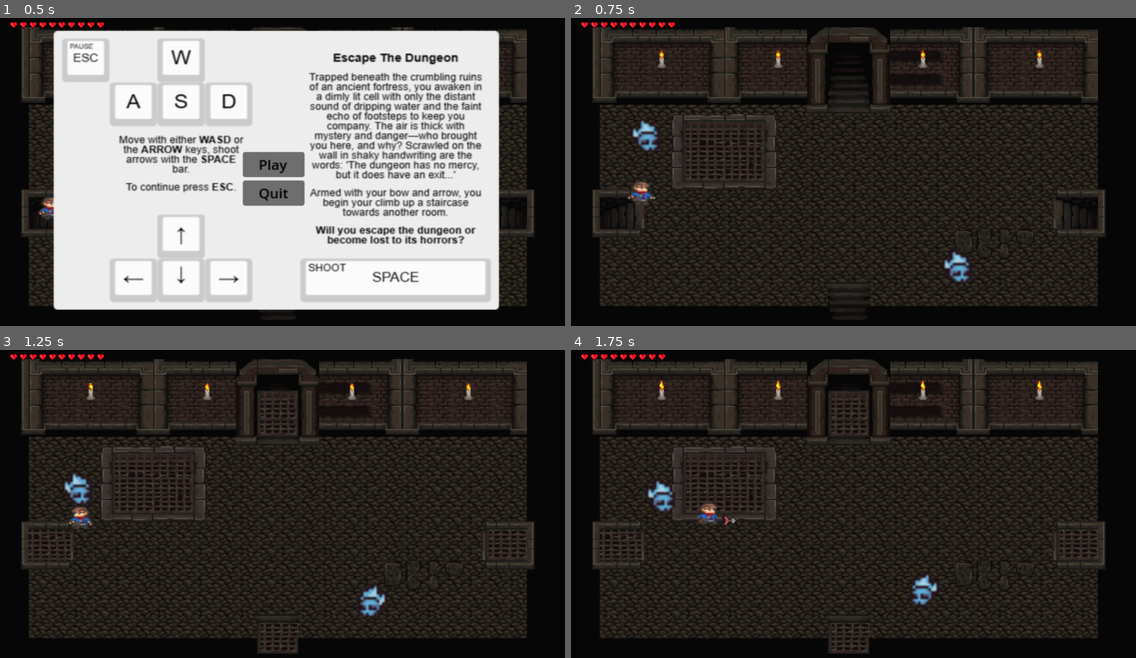
Above: before the commit, frames 1-4 (two rows, left to right).
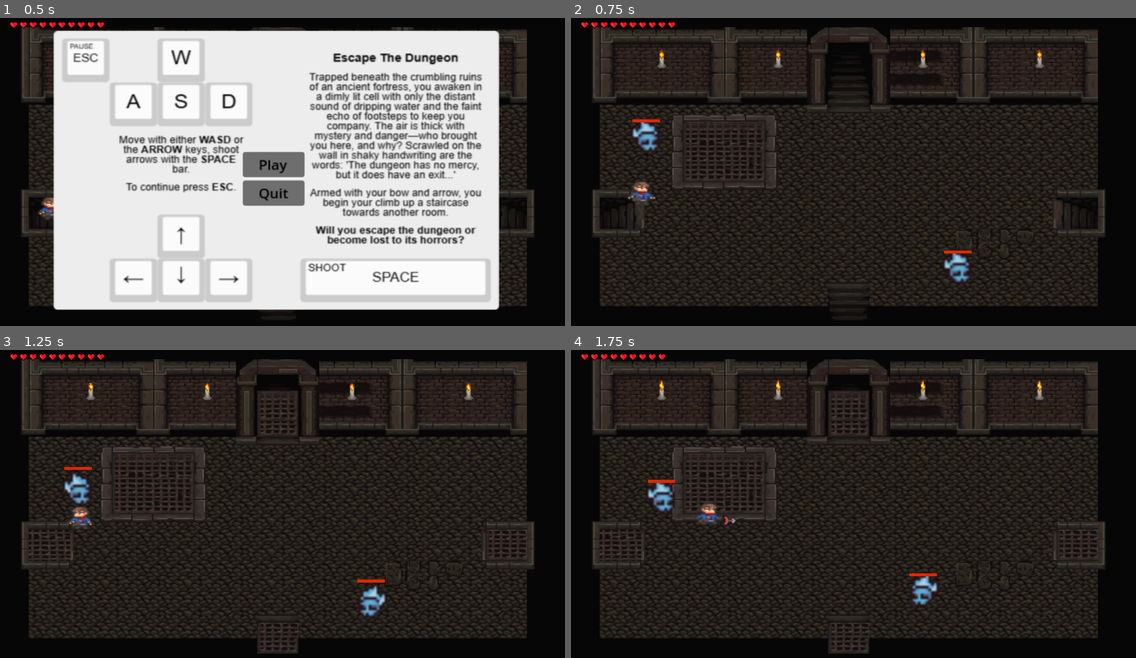
Above: after the commit, the same moments.

Repository: WilliamKluck/CSS385_Project
Game: Godot game, scene res://Scenes/room.tscn
Two runs of this game, one before a commit and one after it. Both use one fixed random seed, a clock stepped at 60 frames per second and the inputs below. Sound files missing from this copy of the repository are replaced by a short silence.
Inputs:
- Up to frame 1 (0.5 s): no input
- Up to frame 2 (0.75 s): click "Play" at 0.5 s
- Up to frame 3 (1.25 s): no input
- Up to frame 4 (1.75 s): hold D (move_right) from 1.28 s (still down); hold Space (shoot) from 1.28 s (still down); tap W (move_up) at 1.52 s

Frame 1 is identical in both runs. In frame 2, 0.1% of the frame differs, in the area x 10-71%, y 32-77%; in frame 3, 0.1%, in the area x 11-69%, y 37-76%; in frame 4, 0.1%.

Commit message:
enemy health bar

Diff:
--- a/Scenes/Enemy.tscn
+++ b/Scenes/Enemy.tscn
@@ -1,10 +1,11 @@
-[gd_scene load_steps=9 format=3 uid="uid://sntlsnqtd4wr"]
+[gd_scene load_steps=10 format=3 uid="uid://sntlsnqtd4wr"]
 
 [ext_resource type="Script" path="res://Scripts/enemy.gd" id="1_5be2h"]
 [ext_resource type="Texture2D" uid="uid://cb5t5ws8nejg8" path="res://Assets/2D Pixel Dungeon Asset Pack/Character_animation/monsters_idle/skull/v2/skull_v2_1.png" id="2_n1361"]
 [ext_resource type="Texture2D" uid="uid://d0x2ugfnixdy" path="res://Assets/2D Pixel Dungeon Asset Pack/Character_animation/monsters_idle/skull/v2/skull_v2_2.png" id="3_g73m2"]
 [ext_resource type="Texture2D" uid="uid://du8mbmojodyyp" path="res://Assets/2D Pixel Dungeon Asset Pack/Character_animation/monsters_idle/skull/v2/skull_v2_3.png" id="4_ipp73"]
 [ext_resource type="Texture2D" uid="uid://he0r5nbwk6wb" path="res://Assets/2D Pixel Dungeon Asset Pack/Character_animation/monsters_idle/skull/v2/skull_v2_4.png" id="5_or1n3"]
+[ext_resource type="PackedScene" uid="uid://tmxgkbhdyxf4" path="res://Scenes/health_bar.tscn" id="6_8dt84"]
 
 [sub_resource type="RectangleShape2D" id="RectangleShape2D_ihhwe"]
 size = Vector2(29, 37)
@@ -58,4 +59,8 @@
 [node name="RayCast2D" type="RayCast2D" parent="."]
 collision_mask = 20
 
+[node name="HealthBar" parent="." instance=ExtResource("6_8dt84")]
+position = Vector2(-16, -23)
+scale = Vector2(0.125, 0.125)
+
 [connection signal="body_entered" from="Projectile Detector" to="." method="_on_projectile_detector_body_entered"]
--- /dev/null
+++ b/Scenes/health_bar.tscn
@@ -0,0 +1,42 @@
+[gd_scene load_steps=6 format=3 uid="uid://tmxgkbhdyxf4"]
+
+[ext_resource type="Script" path="res://Scenes/progress_bar.gd" id="1_h2eqj"]
+
+[sub_resource type="StyleBoxFlat" id="StyleBoxFlat_yjt1v"]
+bg_color = Color(0.6, 0.6, 0.6, 0)
+
+[sub_resource type="StyleBoxFlat" id="StyleBoxFlat_1svgy"]
+bg_color = Color(0.88373, 0.154391, 0, 1)
+
+[sub_resource type="StyleBoxFlat" id="StyleBoxFlat_fo4kh"]
+bg_color = Color(0.429472, 0.402258, 0.390491, 1)
+
+[sub_resource type="StyleBoxFlat" id="StyleBoxFlat_5rf43"]
+bg_color = Color(0.858483, 0.713934, 0.326089, 1)
+
+[node name="HealthBar" type="Node2D"]
+
+[node name="ProgressBar" type="ProgressBar" parent="."]
+offset_right = 251.0
+offset_bottom = 27.0
+theme_override_styles/background = SubResource("StyleBoxFlat_yjt1v")
+theme_override_styles/fill = SubResource("StyleBoxFlat_1svgy")
+value = 100.0
+show_percentage = false
+script = ExtResource("1_h2eqj")
+
+[node name="ProgressBar2" type="ProgressBar" parent="ProgressBar"]
+show_behind_parent = true
+layout_mode = 0
+offset_right = 251.0
+offset_bottom = 27.0
+theme_override_styles/background = SubResource("StyleBoxFlat_fo4kh")
+theme_override_styles/fill = SubResource("StyleBoxFlat_5rf43")
+value = 60.0
+show_percentage = false
+
+[node name="Timer" type="Timer" parent="ProgressBar"]
+wait_time = 0.2
+one_shot = true
+
+[connection signal="timeout" from="ProgressBar/Timer" to="ProgressBar" method="_on_timer_timeout"]
--- /dev/null
+++ b/Scenes/progress_bar.gd
@@ -0,0 +1,49 @@
+extends ProgressBar
+
+var weight = 1
+var max_health = 100  # Default max health
+var current_health = 100  # Default current health
+
+# Called when the node enters the scene tree for the first time.
+func _ready() -> void:
+	set_process(false)
+
+# Set the maximum health for the enemy and adjust the bar accordingly
+func set_max_health(health):
+	max_health = health
+	current_health = health
+	self.max_value = max_health
+	$ProgressBar2.max_value = max_health
+	value = max_health
+	$ProgressBar2.value = max_health
+	print("Max health set to: ", max_health)
+
+# Set weight for smooth interpolation; safeguard against invalid values
+func set_weight(value_to_set):
+	if value_to_set > 0:
+		weight = 100 / value_to_set
+	else:
+		weight = 1  # Default weight to prevent division by zero
+
+# Update the progress bar values smoothly
+func set_bar_value(value_to_set):
+	value = value_to_set
+	$Timer.start()
+
+# Start processing on timer timeout
+func _on_timer_timeout() -> void:
+	set_process(true)
+
+# Interpolate ProgressBar2 towards the target value
+func _process(_delta):
+	$ProgressBar2.value = lerp($ProgressBar2.value, value, 0.1)
+	if abs($ProgressBar2.value - value) <= 0.5:
+		$ProgressBar2.value = value
+		set_process(false)
+
+# Decrease health and update the bars
+func decrease_health(value_to_set):
+	current_health -= value_to_set
+	current_health = clamp(current_health, 0, max_health)  # Ensure health doesn't go below 0
+	print("Decreasing health: ", value, " by ", weight * value_to_set)
+	set_bar_value(current_health)
--- a/Scripts/enemy.gd
+++ b/Scripts/enemy.gd
@@ -17,9 +17,14 @@
 var direction = null
 
 func _ready():
+	$HealthBar/ProgressBar.set_max_health(hp)
 	potion = potion_drop[randi() % 4]
 	var potion_path = "res://Scenes/" + potion + ".tscn"
 	potion = load(potion_path)
+
+func set_hp(value_to_set):
+	hp *= value_to_set
+	$HealthBar/ProgressBar.set_max_health(hp)
 
 func _physics_process(_delta: float) -> void:
 	frame += 1
@@ -77,6 +82,7 @@
 		body.active = false
 		body.direction = null
 		hp -= body.power
+		$HealthBar/ProgressBar.decrease_health(body.power)
 
 		# if die, delete self
 		if hp <= 0:
--- a/Scripts/room.gd
+++ b/Scripts/room.gd
@@ -77,8 +77,8 @@
 	new_enemy.name = "Enemy" + str(enemy_id)
 	new_enemy.scale = ENEMY_SCALE
 	enemy_holder.add_child(new_enemy)
-	new_enemy.hp *= enemy_difficulty
-	new_enemy.power *= enemy_difficulty
+	new_enemy.set_hp(enemy_difficulty)
+	new_enemy.power = enemy_difficulty
 
 # Place all enemies at random valid positions
 func place_enemies(enemy_holder: Node, locations: Array) -> bool:
